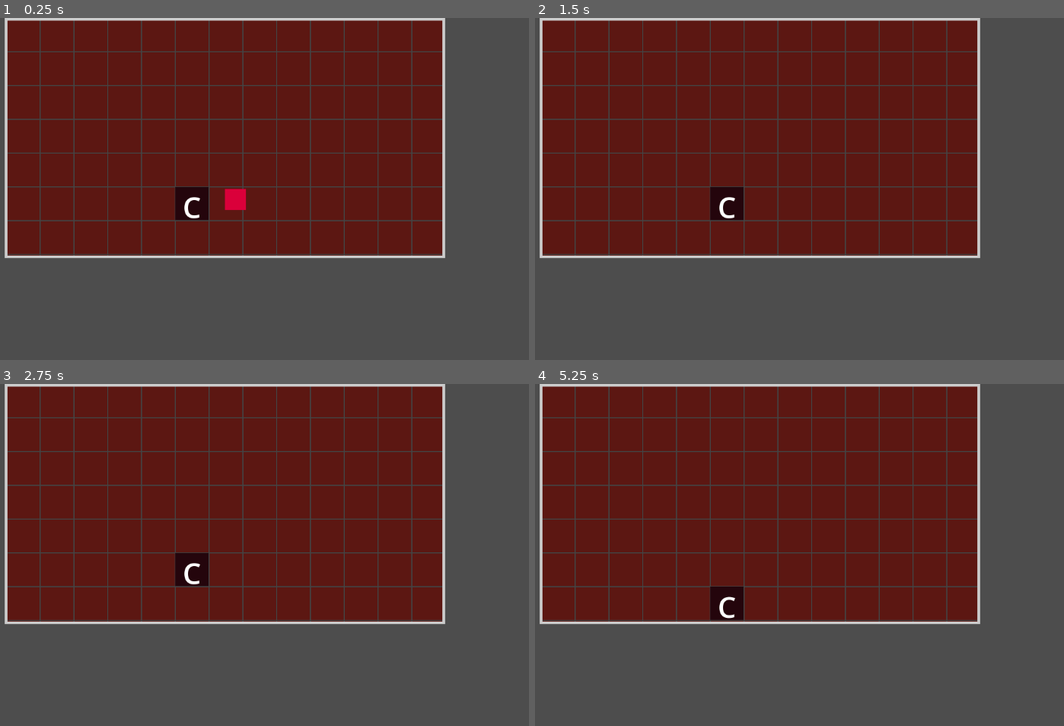
Above: before the commit, frames 1-4 (two rows, left to right).
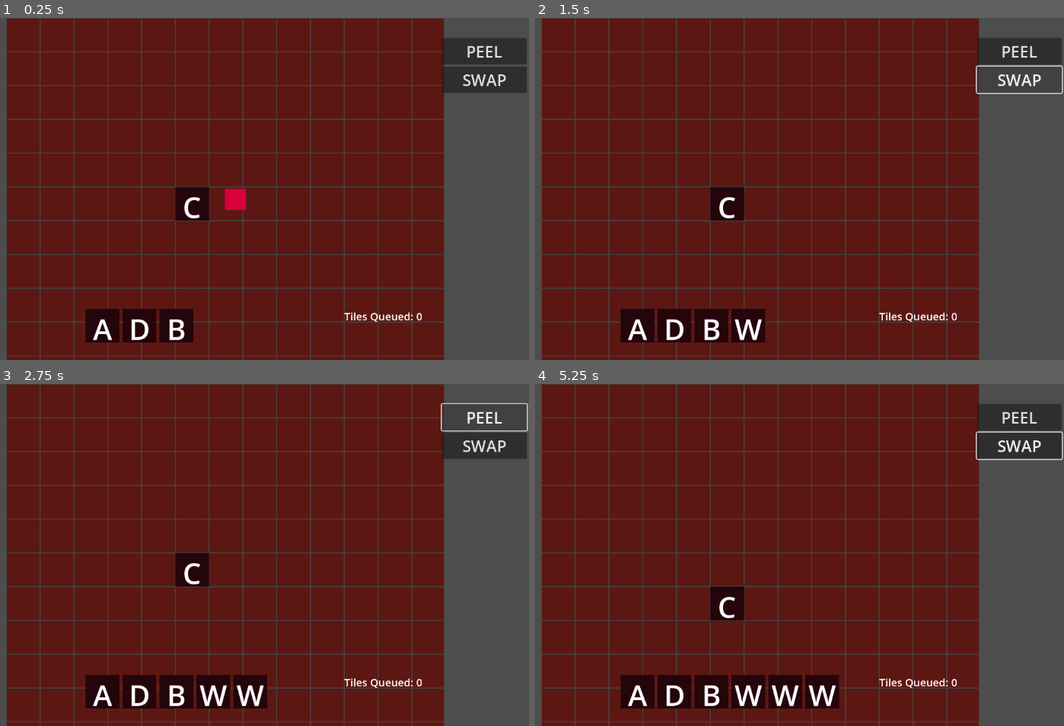
Above: after the commit, the same moments.

Repository: generallyy/bananagrams
Game: Godot game, scene res://scenes/PlayerBoard.tscn
Two runs of this game, one before a commit and one after it. Both use one fixed random seed, a clock stepped at 60 frames per second and the inputs below. This scene is started directly instead of the project's main scene.
Inputs (mouse positions are in pixels of both pictures, inside the frame that each line leads up to):
- Up to frame 1 (0.25 s): no input
- Up to frame 2 (1.5 s): click (1021, 52) at 0.5 s, where only the run after the commit has a clickable "PEEL"; click (1021, 79) at 1.25 s, where only the run after the commit has a clickable "SWAP"
- Up to frame 3 (2.75 s): click (486, 418) at 2 s, where only the run after the commit has a clickable "PEEL"
- Up to frame 4 (5.25 s): click (1021, 445) at 2.75 s, where only the run after the commit has a clickable "SWAP"; click (1021, 418) at 3.5 s, where only the run after the commit has a clickable "PEEL"; click (1021, 445) at 4.25 s, where only the run after the commit has a clickable "SWAP"; tap Enter at 5 s; drag from (outside the picture) to (outside the picture) at 5.02 s

The runs differ from the first frame. In frame 1, 28% of the frame differs, in the area x 0-100%, y 0-100%; in frame 2, 27%; in frame 3, 27%; in frame 4, 28%.
Error before the commit: Attempt to call function 'add_tile' in base 'null instance' on a null instance. (res://scripts/PlayerBoard.gd:34)

Commit message:
YESSS everything works
board to board, tilerack to board, peel, it all works. next, singleton, then swap, then validate. WE GOT THIS

Diff:
--- /dev/null
+++ b/scenes/DropLogic.tscn
@@ -0,0 +1,6 @@
+[gd_scene load_steps=2 format=3 uid="uid://mt5xu4fsx1l2"]
+
+[ext_resource type="Script" path="res://scripts/DropLogic.gd" id="1_bgqbi"]
+
+[node name="DropLogic" type="Node2D"]
+script = ExtResource("1_bgqbi")
--- a/scenes/NodeTile.tscn
+++ b/scenes/NodeTile.tscn
@@ -13,6 +13,7 @@
 size = Vector2(64, 64)
 
 [node name="NodeTile" type="Area2D"]
+z_index = 3
 script = ExtResource("1_2bpfk")
 
 [node name="ColorRect" type="ColorRect" parent="."]
--- a/scenes/PlayerBoard.tscn
+++ b/scenes/PlayerBoard.tscn
@@ -1,15 +1,16 @@
-[gd_scene load_steps=5 format=3 uid="uid://erjjtd0lijub"]
+[gd_scene load_steps=7 format=3 uid="uid://erjjtd0lijub"]
 
 [ext_resource type="Script" path="res://scripts/PlayerBoard.gd" id="1_pjiff"]
 [ext_resource type="PackedScene" uid="uid://ctdxwxyed58yt" path="res://scenes/Cell.tscn" id="2_jjymn"]
-[ext_resource type="Script" path="res://scripts/DropOverlay.gd" id="3_dpof5"]
+[ext_resource type="PackedScene" uid="uid://bav8flav72ovb" path="res://scenes/TileRack.tscn" id="3_5ua3k"]
+[ext_resource type="PackedScene" uid="uid://mt5xu4fsx1l2" path="res://scenes/DropLogic.tscn" id="3_fs1h7"]
 
-[sub_resource type="StyleBoxFlat" id="StyleBoxFlat_1u6sc"]
-bg_color = Color(0.6, 0.596078, 0.592157, 0)
-border_width_left = 5
-border_width_top = 5
-border_width_right = 5
-border_width_bottom = 5
+[sub_resource type="SystemFont" id="SystemFont_q3brd"]
+font_names = PackedStringArray("Andale Mono")
+
+[sub_resource type="Theme" id="Theme_x22qi"]
+default_font = SubResource("SystemFont_q3brd")
+default_font_size = 30
 
 [node name="PlayerBoard" type="Node2D"]
 z_index = -1
@@ -19,7 +20,7 @@
 [node name="SubViewportContainer" type="SubViewportContainer" parent="."]
 offset_left = 162.0
 offset_right = 991.0
-offset_bottom = 453.0
+offset_bottom = 648.0
 
 [node name="SubViewport" type="SubViewport" parent="SubViewportContainer"]
 disable_3d = true
@@ -40,19 +41,24 @@
 offset_bottom = 40.0
 color = Color(0.854576, 0, 0.22683, 1)
 
-[node name="PanelContainer" type="PanelContainer" parent="."]
-anchors_preset = 8
-anchor_left = 0.5
-anchor_top = 0.5
-anchor_right = 0.5
-anchor_bottom = 0.5
-offset_left = 159.0
-offset_right = 993.0
-offset_bottom = 455.0
-grow_horizontal = 2
-grow_vertical = 2
-theme_override_styles/panel = SubResource("StyleBoxFlat_1u6sc")
+[node name="TileRack" parent="SubViewportContainer/SubViewport" instance=ExtResource("3_5ua3k")]
 
-[node name="DropOverlay" type="Control" parent="PanelContainer"]
+[node name="DropLogic" parent="." instance=ExtResource("3_fs1h7")]
+
+[node name="VBoxContainer" type="VBoxContainer" parent="."]
+offset_left = 987.0
+offset_top = 38.0
+offset_right = 1148.0
+offset_bottom = 144.0
+theme = SubResource("Theme_x22qi")
+
+[node name="Peel" type="Button" parent="VBoxContainer"]
 layout_mode = 2
-script = ExtResource("3_dpof5")
+text = "PEEL"
+
+[node name="Swap" type="Button" parent="VBoxContainer"]
+layout_mode = 2
+text = "SWAP"
+
+[connection signal="pressed" from="VBoxContainer/Peel" to="." method="_on_peel_pressed"]
+[connection signal="pressed" from="VBoxContainer/Swap" to="." method="_on_swap_pressed"]
--- a/scenes/TileRack.tscn
+++ b/scenes/TileRack.tscn
@@ -1,35 +1,23 @@
-[gd_scene load_steps=3 format=3 uid="uid://bav8flav72ovb"]
+[gd_scene load_steps=4 format=3 uid="uid://bav8flav72ovb"]
 
 [ext_resource type="Script" path="res://scripts/TileRack.gd" id="1_u6lcx"]
 
-[sub_resource type="StyleBoxFlat" id="StyleBoxFlat_lpeku"]
-border_width_left = 10
-border_width_top = 10
-border_width_right = 10
-border_width_bottom = 10
-corner_radius_top_left = 20
-corner_radius_top_right = 20
-corner_radius_bottom_right = 20
-corner_radius_bottom_left = 20
+[sub_resource type="SystemFont" id="SystemFont_4ardv"]
+font_names = PackedStringArray("Andale Mono")
 
-[node name="TileRack" type="Control"]
-layout_mode = 3
-anchors_preset = 7
-anchor_left = 0.5
-anchor_top = 1.0
-anchor_right = 0.5
-anchor_bottom = 1.0
-offset_top = -88.0
-offset_bottom = -88.0
-grow_horizontal = 2
-grow_vertical = 0
+[sub_resource type="LabelSettings" id="LabelSettings_kcw4b"]
+font = SubResource("SystemFont_4ardv")
+font_size = 20
+
+[node name="TileRack" type="Node2D"]
+position = Vector2(150, 551)
 script = ExtResource("1_u6lcx")
 
-[node name="PanelContainer" type="PanelContainer" parent="."]
-layout_mode = 0
-offset_right = 64.0
-offset_bottom = 64.0
-theme_override_styles/panel = SubResource("StyleBoxFlat_lpeku")
+[node name="TileLayer" type="Node2D" parent="."]
 
-[node name="HBoxContainer" type="HBoxContainer" parent="PanelContainer"]
-layout_mode = 2
+[node name="QueueAmount" type="Label" parent="."]
+offset_left = 490.0
+offset_right = 491.0
+offset_bottom = 23.0
+text = "Tiles Queued: 0"
+label_settings = SubResource("LabelSettings_kcw4b")
--- /dev/null
+++ b/scripts/DropLogic.gd
@@ -0,0 +1,57 @@
+# pause i don't think i need this
+extends Node2D
+
+@onready var board := get_parent()  # Reference to PlayerBoard
+@onready var zoom_container := board.get_node("SubViewportContainer/SubViewport/ZoomContainer")
+@onready var grid_cells := board.get_node("SubViewportContainer/SubViewport/ZoomContainer/GridCells")
+@onready var tile2d_scene := preload("res://scenes/NodeTile.tscn")
+
+var dragging_tile_data: Dictionary = {}  # Example: {"letter": "A", "source": tile_control}
+
+func _input(event):
+	if event is InputEventMouseButton and event.button_index == MOUSE_BUTTON_LEFT and not event.is_pressed():
+		## Left mouse down — try placing tile if we have one queued
+		#if dragging_tile_data.has("letter"):
+			#_place_tile(get_global_mouse_position())
+			#dragging_tile_data = {}  # clear drag state
+		# trying for dropping a tile (button released)
+		_try_snap_hovered_tile()
+
+func _try_snap_hovered_tile():
+	if not board.is_multiplayer_authority():
+		return
+
+	# Find the tile currently hovered
+	for tile in get_tree().get_nodes_in_group("draggable_tile"):
+		if tile is Area2D and tile.has_method("is_mouse_hovering") and tile.is_mouse_hovering():
+			_snap_tile_to_board(tile)
+			break  # Only snap one tile at a time
+
+func _snap_tile_to_board(tile: Area2D):
+	var letter = tile.letter
+	var cell_size = board.cell_size
+
+	# Get mouse pos in board space
+	var local_mouse_pos = zoom_container.get_local_mouse_position()
+	var snapped_pos = (local_mouse_pos / cell_size).floor() * cell_size
+	var board_index = Vector2i(snapped_pos / cell_size)
+
+	# Remove old position from board_state
+	if tile.has_meta("origin_tile"):	# because only board tiles have meta data
+		var origin = tile.get_meta("origin_tile")
+		for pos in board.board_state.keys():
+			if board.board_state[pos] == origin:
+				board.board_state.erase(pos)
+				break
+
+	# Remove from tile rack if it's there
+	if tile.get_parent() == board.tile_rack.tile_layer:
+		board.tile_rack.remove_tile(tile)
+	## Snap and parent to board
+	#if tile.get_parent().get_parent() != grid_cells:
+		#grid_cells.add_child(tile)
+	#tile.position = snapped_pos
+
+	board.board_state[board_index] = board.make_node_tile(letter)
+	board.draw_visible_grid()
+	print("🟢 Dropped tile:", letter, "to", board_index)
--- a/scripts/DropOverlay.gd
+++ b/scripts/DropOverlay.gd
@@ -8,8 +8,6 @@
 @onready var tile2d_scene = preload("res://scenes/NodeTile.tscn")
 func _ready():
 	set_mouse_filter(MOUSE_FILTER_PASS)
-	print("DropOverlay mouse filter:", mouse_filter)  # Should say "PASS"]
-	print(zoom_container)
 
 
 func _can_drop_data(_pos: Vector2, data: Variant) -> bool:
--- a/scripts/NodeTile.gd
+++ b/scripts/NodeTile.gd
@@ -7,8 +7,6 @@
 var is_hovered = false
 
 func _ready():
-	print("Tile ready:", name, " shape = ", $CollisionShape2D.shape)
-
 	if has_node("CenterContainer/Label"):
 		$CenterContainer/Label.text = letter
 	set_pickable(true)
@@ -18,11 +16,9 @@
 
 
 func _on_mouse_entered():
-	print("entered node tiel")
 	is_hovered = true
 
 func _on_mouse_exited():
-	print("exit node tiel")
 	is_hovered = false
 
 func _input_event(_viewport, event, _shape_idx):
@@ -39,5 +35,4 @@
 		global_position = get_global_mouse_position() - offset
 
 func is_mouse_hovering() -> bool:
-	print(is_hovered)
 	return is_hovered
--- a/scripts/PlayerBoard.gd
+++ b/scripts/PlayerBoard.gd
@@ -3,7 +3,7 @@
 
 
 @export var cell_scene: PackedScene
-var board_state := {}  # Dictionary with Vector2i -> letter
+var board_state := {}  # Dictionary with Vector2i -> Tile
 
 var grid_size := 15  # visible range
 var cell_size := 64  # pixel size
@@ -16,7 +16,7 @@
 @onready var zoom_node = $SubViewportContainer/SubViewport/ZoomContainer
 @onready var viewport = $SubViewportContainer/SubViewport
 @onready var sanity_dot = zoom_node.get_node("sanity")
-@onready var tile_rack: Control = get_parent().get_node("TileRack")
+@onready var tile_rack = viewport.get_node("TileRack")
 
 func _process(_delta):
 	var mouse_pos = viewport.get_mouse_position()
@@ -24,7 +24,7 @@
 	sanity_dot.global_position = zoom_node.to_global(world_pos)
 func _ready():
 	print("player board owned by: %s | Am I authority? %s" % [get_multiplayer_authority(), is_multiplayer_authority()])
-	board_state[Vector2i(5, 5)] = "C"
+	board_state[Vector2i(5, 5)] = make_node_tile("C")
 	draw_visible_grid(Vector2i(0, 0), grid_size)
 	viewport.size = $SubViewportContainer.size
 	print("grid_root's parent is zoom_node? ", grid_root.get_parent() == zoom_node)
@@ -35,7 +35,7 @@
 	tile_rack.add_tile("D")
 	tile_rack.add_tile("B")
 
-func draw_visible_grid(center: Vector2i, tile_range):
+func draw_visible_grid(center: Vector2i = Vector2i(0, 0), tile_range = grid_size):
 	queue_free_children(grid_root)
 
 	for x in tile_range * 2:
@@ -48,15 +48,16 @@
 			grid_root.add_child(cell)
 
 			# Add tile if one is present
+			# i surmise this is quite cheeky
 			if board_state.has(pos):
-				var tile = make_node_tile(board_state[pos])
-				cell.add_child(tile)
+				var original_tile = board_state[pos]
+				var visual_tile = original_tile.duplicate()
+				visual_tile.set_meta("origin_tile", original_tile)
+				cell.add_child(visual_tile)
 
 func queue_free_children(node: Node):
 	for child in node.get_children():
 		child.queue_free()
-
-
 
 func make_node_tile(letter: String) -> Node:
 	var tile = preload("res://scenes/NodeTile.tscn").instantiate()
@@ -106,3 +107,14 @@
 	var delta_y = (mouse_position.y - zoom_node.global_position.y) * (zoom_change - 1)
 	zoom_node.global_position.x -= delta_x
 	zoom_node.global_position.y -= delta_y
+
+
+func _on_peel_pressed():
+	# one day we'll put a check in here
+	tile_rack.add_tile("W")
+
+	pass # Replace with function body.
+
+
+func _on_swap_pressed():
+	pass # Replace with function body.
--- a/scripts/TileRack.gd
+++ b/scripts/TileRack.gd
@@ -1,31 +1,57 @@
 #tilerack
-extends Control
+extends Node2D
 
-@onready var tile_container: HBoxContainer = $PanelContainer/HBoxContainer
+@onready var tile_layer: Node2D = $TileLayer
+@onready var queue_label: Label = $QueueAmount
+var tile_spacing = 70
+var rack_limit = 7
+var rack = []
+var rack_queue = []
 
 func _ready():
-	print("TileRack owned by: %s | Am I authority? %s" % [get_multiplayer_authority(), is_multiplayer_authority()])
-
+	rack.resize(rack_limit)
 
 func add_tile(letter: String):
-	var tile = preload("res://scenes/ControlTile.tscn").instantiate()
+	if tile_layer.get_child_count() < rack_limit:
+		_spawn_tile(letter)
+	else:
+		rack_queue.append(letter)
+		update_queue_label()
+
+func _spawn_tile(letter: String):
+	var tile = preload("res://scenes/NodeTile.tscn").instantiate()
 	tile.letter = letter
-	#move_to_front()
-
-	tile_container.add_child(tile)
 	tile.set_multiplayer_authority(multiplayer.get_unique_id())
 
+	var index = get_first_null(rack)	# should hypothetically never be -1
+	#print("index: %d" % index)
+	tile.position = Vector2(index * tile_spacing, 0)
+
+	rack[index] = tile
+
+	tile_layer.add_child(tile)
 	#await get_tree().process_frame
+func get_first_null(arr: Array) -> int:
+	for i in arr.size():
+		if arr[i] == null:
+			return i
+	return -1
 
-
-	print("Tile owned by: %s | My ID: %s | Am I authority? %s" % [
-		tile.get_multiplayer_authority(),
-		multiplayer.get_unique_id(),
-		tile.is_multiplayer_authority()
-	])
+func remove_tile(tile: Node):
+	if tile.get_parent() == tile_layer:
+		var index = rack.find(tile)
+		print("index %d" % index)
+		if index != -1:
+			rack[index] = null
+			tile_layer.remove_child(tile)
 
 
 
-func remove_tile(tile: Node):
-	if tile.get_parent() == tile_container:
-		tile_container.remove_child(tile)
+			# If there's something in the queue, add it now
+			if rack_queue.size() > 0:
+				var next_letter = rack_queue.pop_front()
+				_spawn_tile(next_letter)
+				update_queue_label()
+
+func update_queue_label():
+	queue_label.text = "Tiles Queued: %d" % rack_queue.size()
--- a/scripts/player.gd
+++ b/scripts/player.gd
@@ -15,9 +15,10 @@
 		create_board()
 
 func create_board():
-	var tile_rack = preload("res://scenes/TileRack.tscn").instantiate()
-	tile_rack.set_multiplayer_authority(get_multiplayer_authority())  # 👈 this
-	add_child(tile_rack)
+	# moving instantiation to playerboard
+	#var tile_rack = preload("res://scenes/TileRack.tscn").instantiate()
+	#tile_rack.set_multiplayer_authority(get_multiplayer_authority())  # 👈 this
+	#add_child(tile_rack)
 
 	var board = preload("res://scenes/PlayerBoard.tscn").instantiate()
 	board.set_multiplayer_authority(get_multiplayer_authority())  # 👈 and this
Not shown, changed: .DS_Store
